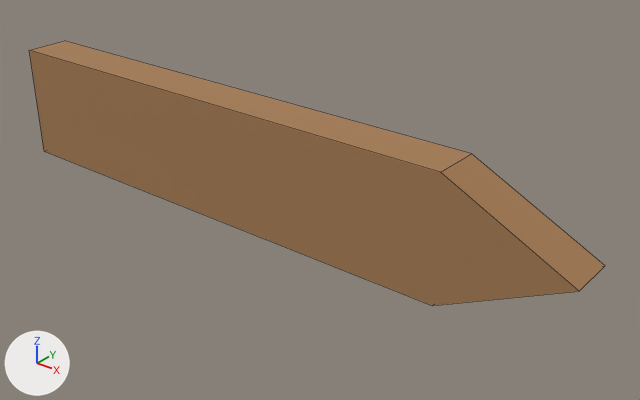
One commit to the FBX model Assets/Art/EternalEnigma/BiomeDecorations/Forest_SignPanel.fbx: the scene before it, then after it.
One viewpoint serves both versions: a camera (50 mm lens) standing at (0.783, -0.848, 0.505) and looking at (0.067, 0.047, -0.05). Arrows for +X, +Y and +Z are at lower left; the lights stay in place. The first picture is the older version. Mesh edges are drawn as thin lines.

The first picture shows 'Forest_SignPanel'.
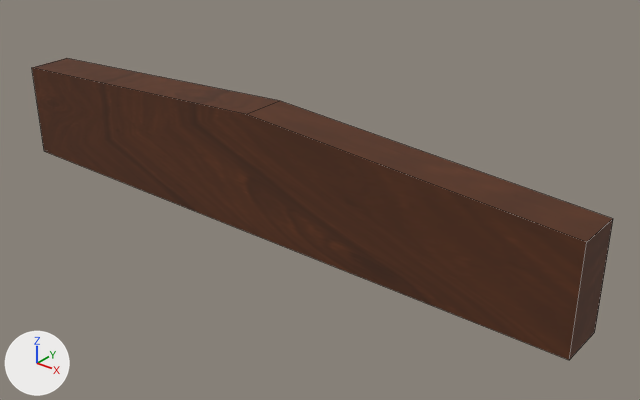
The edits, one by one:
Picture 'BiomeDecorations.png' (img_biomedecorations_png) is new.
In material 'EE_Deco_01' (mat_ee_deco_01), base_color is no longer (0.38, 0.2, 0.085), brown #a67c52.
In material 'EE_Deco_01' (mat_ee_deco_01), texture is now set to img_biomedecorations_png.
me_forest_signpanel_002 has 16 vertices, 12 faces and spans x -0.49..0.49, y -0.035..0.07, z -0.112..0.09.
me_forest_signpanel_002 is used by ob_forest_signpanel; location (0.0, 0.0, 0.0).
Part 1, on me_forest_signpanel_002:
Vertex 1 of me_forest_signpanel_002 moves from (0.31, -0.035, -0.09) at pixel (432, 305) to (0.49, -0.035, -0.09) at pixel (569, 360).
Vertex 2 of me_forest_signpanel_002 moves from (0.49, -0.035, 0.0) at pixel (579, 291) to (0.49, -0.035, 0.06) at pixel (586, 242).
Vertex 3 of me_forest_signpanel_002 moves from (0.31, -0.035, 0.09) at pixel (440, 172) to (0.005, -0.035, 0.09) at pixel (245, 114).
Vertex 4 of me_forest_signpanel_002 moves from (-0.48, -0.035, 0.09) at pixel (29, 50) to (-0.48, -0.035, 0.06) at pixel (31, 67).
Vertex 6 of me_forest_signpanel_002 moves from (0.31, 0.035, -0.09) to (0.49, 0.035, -0.09) at pixel (594, 332).
Vertex 7 of me_forest_signpanel_002 moves from (0.49, 0.035, 0.0) at pixel (605, 265) to (0.49, 0.035, 0.06) at pixel (613, 218).
Vertex 8 of me_forest_signpanel_002 moves from (0.31, 0.035, 0.09) at pixel (471, 153) to (0.005, 0.035, 0.09) at pixel (279, 100).
Vertex 9 of me_forest_signpanel_002 moves from (-0.48, 0.035, 0.09) at pixel (64, 40) to (-0.48, 0.035, 0.06) at pixel (66, 58).

Changed parts and their boxes [x1, y1, x2, y2] in the pictures (640 x 400 px):
'Forest_SignPanel', surface changed, reshaped (darker, 14% taller): before [29, 41, 605, 306]; after [32, 58, 613, 360]
